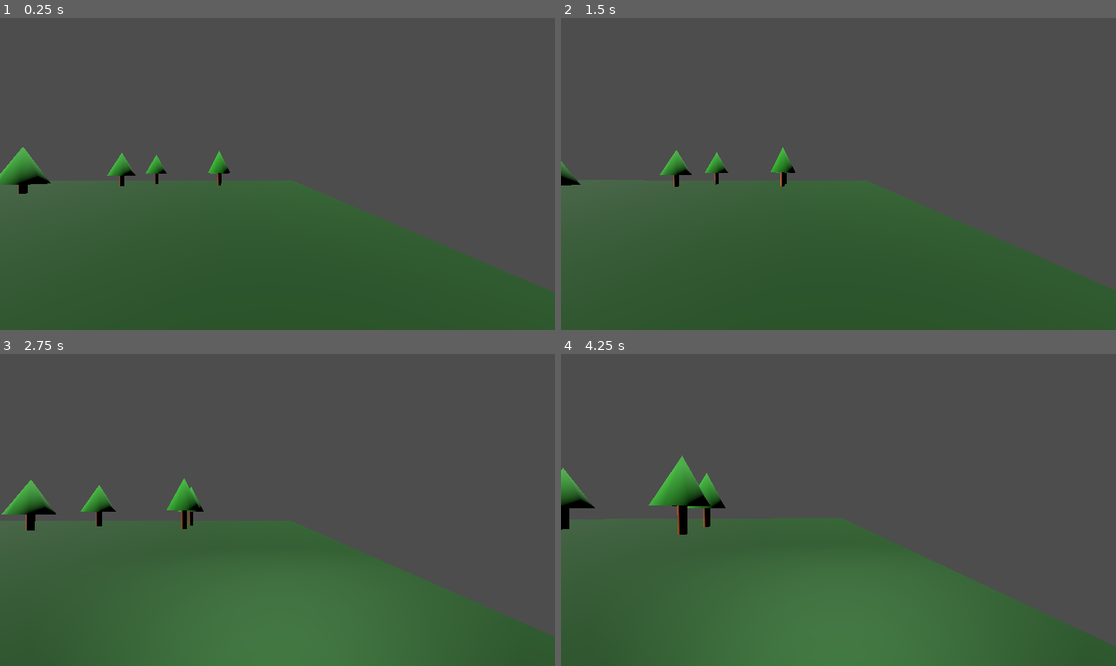
Above: before the commit, frames 1-4 (two rows, left to right).
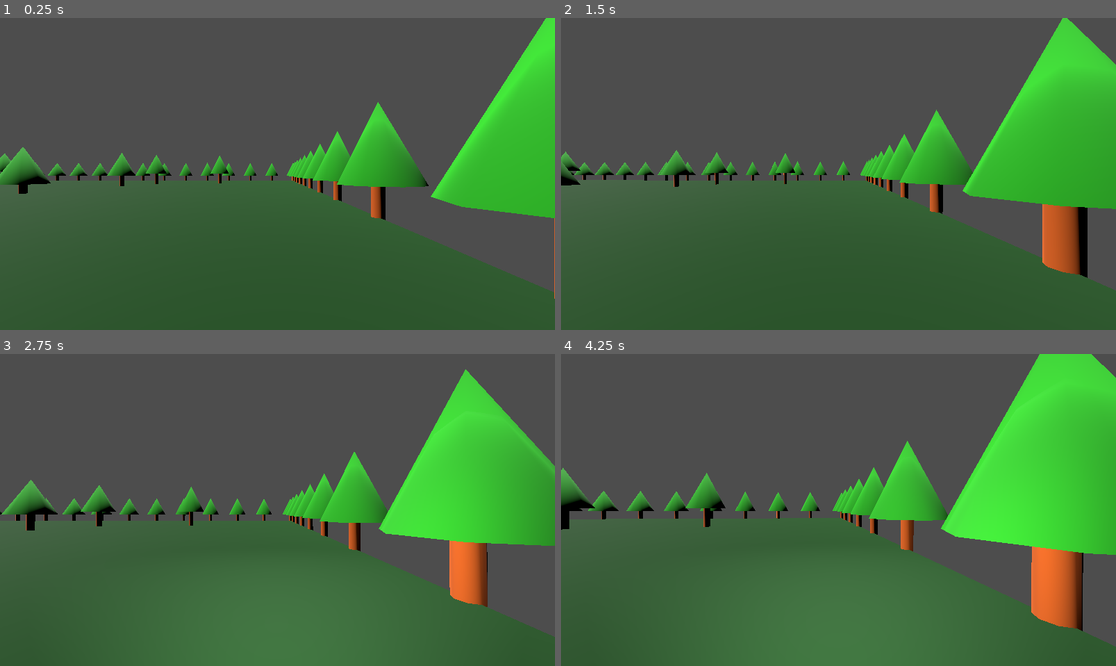
Above: after the commit, the same moments.

Repository: SolemnSintres/Godot3DStudy
Game: Godot game, scene res://world.tscn
The game is run twice, just before and just after one commit, with the same random seed, the same clock (stepped at 60 frames per second) and the same inputs.
Inputs (mouse positions are in pixels of both pictures, inside the frame that each line leads up to):
- Up to frame 1 (0.25 s): no input
- Up to frame 2 (1.5 s): tap Enter at 0.5 s; move the mouse to (866, 174) at 0.52 s; hold F (flashlight) 0.53-1.28 s; hold W (move_forward) from 0.53 s (still down); move the mouse to (810, 174) at 1.27 s; tap F (flashlight) at 1.35 s
- Up to frame 3 (2.75 s): keep holding W (move_forward); move the mouse to (288, 503) at 2.02 s; hold F (flashlight) from 2.03 s (still down)
- Up to frame 4 (4.25 s): keep holding W (move_forward); move the mouse to (832, 516) at 2.77 s; release F (flashlight) at 2.78 s; tap F (flashlight) at 2.85 s; move the mouse to (877, 513) at 3.52 s; hold F (flashlight) from 3.53 s (still down)

The runs differ from the first frame. In frame 1, 12% of the frame differs, in the area x 0-100%, y 0-90%; in frame 2, 16%; in frame 3, 16%; in frame 4, 21%, in the area x 1-100%, y 0-89%.

Commit message:
Tree Border Fixed

Diff:
--- a/project.godot
+++ b/project.godot
@@ -12,7 +12,7 @@
 
 config/name="3D"
 run/main_scene="uid://dxm7q7gq4jboh"
-config/features=PackedStringArray("4.6", "GL Compatibility")
+config/features=PackedStringArray("4.7", "GL Compatibility")
 config/icon="res://icon.svg"
 
 [input]
--- a/world.gd
+++ b/world.gd
@@ -9,9 +9,20 @@
 		var x = randf_range(-40,40)
 		var y = randf_range(-0.5,1)
 		var z = randf_range(-40,40)
-		if abs(x) < 8.0 and abs(y) < 6.0:
+		if abs(x) < 8.0 and abs(z) < 6.0:
 			continue
 		var tree = TREE.instantiate()
 		tree.position = Vector3(x,y,z)
 		add_child(tree)
 		found += 1
+
+	for i in range(-50,51,5):
+		treemaker(i,50)
+		treemaker(i,-50)
+		treemaker(-50,i)
+		treemaker(50,i)
+
+func treemaker(x,z):
+	var tree = TREE.instantiate()
+	tree.position = Vector3(x,0,z)
+	add_child(tree)
